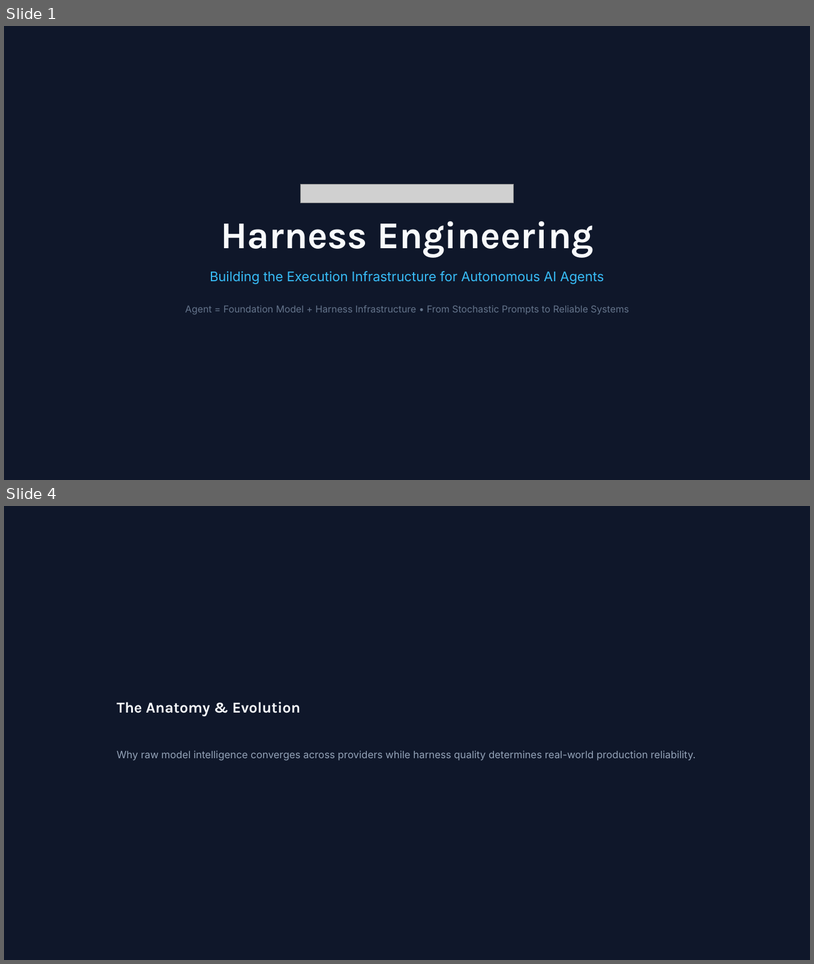
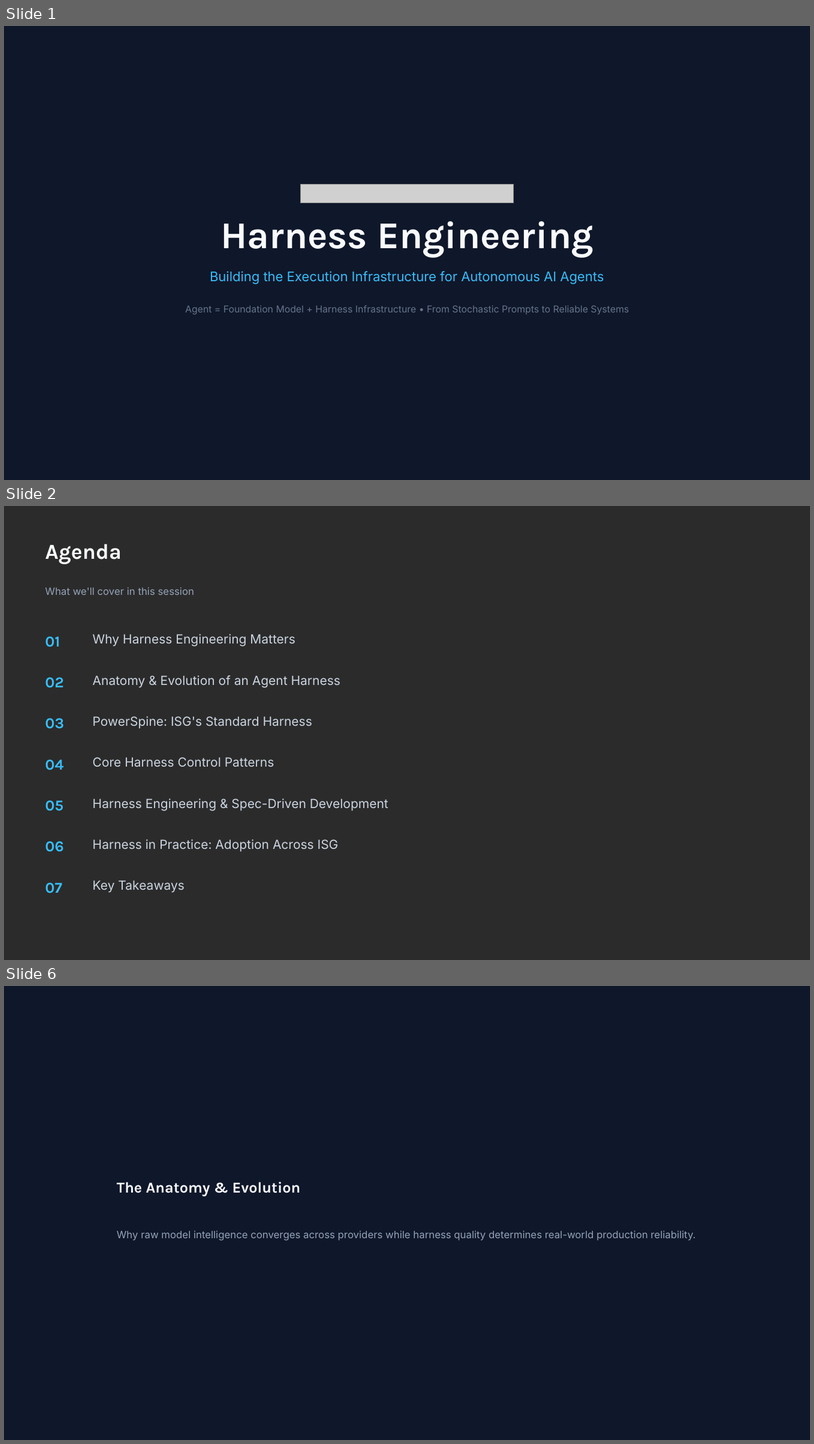
Before and after one commit to balakrishnaakuleti/harness_engineering, a slide deck: Harness Engineering in the Agentic Era (1).pptx. Shown one above the other, each under a label of ours: slides 1 and 4 before the commit, slides 1, 2 and 6 after it; the slides between them are not shown. The pictures are 814x964 and 814x1444 pixels, drawn with LibreOffice and Linux fonts; fonts in the diff are those of the drawing; grey boxes stand for pictures; background and template pictures are left out; a plain dark background stands for a picture behind light text. Boxes give left, top, right and bottom in pixels: in the first picture for what was removed or moved away, otherwise in the second. Text is boxed around its words. In the diff, an @@ line names an element or a change of style, - is before the commit and + after.

```diff
--- a/Harness Engineering in the Agentic Era (1).pptx
+++ b/Harness Engineering in the Agentic Era (1).pptx
@@ slide 2 added at (x1=4, y1=506, x2=810, y2=960), background picture (left out) @@
@@ text added at (x1=45, y1=544, x2=122, y2=564), 25.5 pt, text #F8FAFC, bold @@
+Agenda
@@ text added at (x1=45, y1=587, x2=194, y2=595), 12 pt, text #94A3B8 @@
+What we'll cover in this session
@@ text added at (x1=45, y1=636, x2=60, y2=647), 18 pt, text #38BDF8, bold @@
+01
@@ text added at (x1=93, y1=634, x2=295, y2=646), 15 pt, text #CBD5E1 @@
+Why Harness Engineering Matters
@@ text added at (x1=45, y1=677, x2=64, y2=688), 18 pt, text #38BDF8, bold @@
+02
@@ text added at (x1=93, y1=675, x2=341, y2=688), 15 pt, text #CBD5E1 @@
+Anatomy & Evolution of an Agent Harness
@@ text added at (x1=45, y1=718, x2=65, y2=729), 18 pt, text #38BDF8, bold @@
+03
@@ text added at (x1=93, y1=716, x2=312, y2=729), 15 pt, text #CBD5E1 @@
+PowerSpine: ISG's Standard Harness
@@ text added at (x1=93, y1=757, x2=275, y2=767), 15 pt, text #CBD5E1 @@
+Core Harness Control Patterns
@@ text added at (x1=45, y1=759, x2=64, y2=770), 18 pt, text #38BDF8, bold @@
+04
@@ text added at (x1=45, y1=800, x2=64, y2=811), 18 pt, text #38BDF8, bold @@
+05
@@ text added at (x1=93, y1=798, x2=389, y2=811), 15 pt, text #CBD5E1 @@
+Harness Engineering & Spec-Driven Development
@@ text added at (x1=45, y1=841, x2=64, y2=852), 18 pt, text #38BDF8, bold @@
+06
@@ text added at (x1=93, y1=839, x2=339, y2=852), 15 pt, text #CBD5E1 @@
+Harness in Practice: Adoption Across ISG
@@ text added at (x1=45, y1=882, x2=62, y2=893), 18 pt, text #38BDF8, bold @@
+07
@@ text added at (x1=93, y1=880, x2=185, y2=892), 15 pt, text #CBD5E1 @@
+Key Takeaways
@@ what was slide 4 is now slide 6 @@
```
Also in this commit, not shown: 1 slide changed, 10 other slides added.
